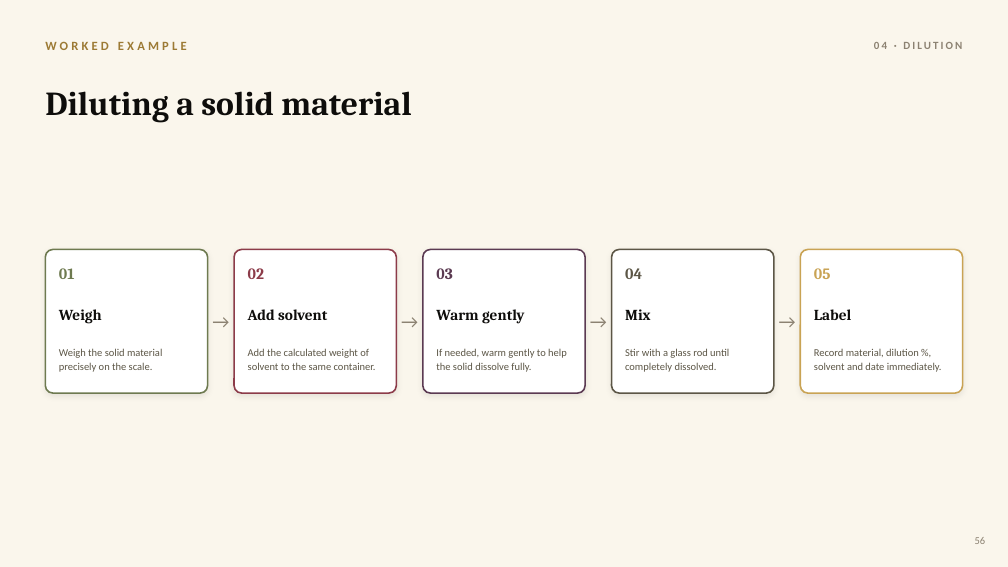
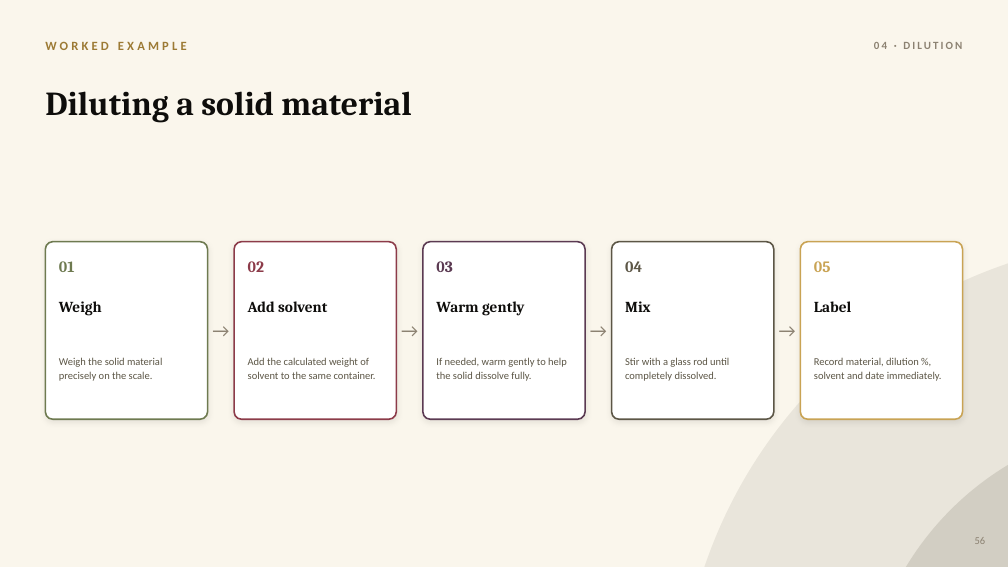
Before and after one commit to yevfumes/yev, a slide deck: slide 63 of course/YEVFUMES_Perfumery_Course.pptx. Drawn at 1008x567 pixels with LibreOffice and Linux fonts; fonts in the diff are those of the drawing. Boxes give left, top, right and bottom in pixels: in the first picture for what was removed or moved away, otherwise in the second. Text is boxed around its words. In the diff, an @@ line names an element or a change of style, - is before the commit and + after.

```diff
--- a/course/YEVFUMES_Perfumery_Course.pptx
+++ b/course/YEVFUMES_Perfumery_Course.pptx
@@ ellipse added at (x1=679, y1=238, x2=1008, y2=567), fill #5C5646 at 10% opacity @@
@@ rounded rectangle resized from (x1=45, y1=250, x2=208, y2=393) to (x1=45, y1=242, x2=208, y2=420) @@
@@ rounded rectangle resized from (x1=234, y1=250, x2=397, y2=393) to (x1=234, y1=242, x2=397, y2=420) @@
@@ rounded rectangle resized from (x1=423, y1=250, x2=585, y2=393) to (x1=423, y1=242, x2=585, y2=420) @@
@@ rounded rectangle resized from (x1=612, y1=250, x2=774, y2=393) to (x1=612, y1=242, x2=774, y2=420) @@
@@ proportions changed in 5 elements at (x1=45, y1=242, x2=208, y2=420), (x1=234, y1=242, x2=397, y2=420), (x1=423, y1=242, x2=585, y2=420), (x1=612, y1=242, x2=774, y2=420), (x1=801, y1=242, x2=963, y2=420) @@
@@ rounded rectangle resized from (x1=801, y1=250, x2=963, y2=393) to (x1=801, y1=242, x2=963, y2=420) @@
@@ 5 texts moved together from (x1=59, y1=268, x2=831, y2=279) to (x1=59, y1=261, x2=831, y2=272) @@
@@ 5 texts moved together from (x1=59, y1=309, x2=851, y2=324) to (x1=59, y1=301, x2=851, y2=316) @@
@@ text "Weigh the solid material precisely ..." moved from (x1=59, y1=348, x2=162, y2=372) to (x1=59, y1=357, x2=162, y2=381) @@
@@ text "Add the calculated weight of ..." moved from (x1=248, y1=348, x2=376, y2=370) to (x1=248, y1=357, x2=376, y2=379) @@
@@ text "If needed, warm gently to ..." moved from (x1=436, y1=348, x2=567, y2=372) to (x1=436, y1=357, x2=567, y2=381) @@
@@ text "Stir with a glass rod ..." moved from (x1=625, y1=348, x2=729, y2=372) to (x1=625, y1=357, x2=729, y2=381) @@
@@ 4 texts moved together from (x1=208, y1=302, x2=801, y2=340) to (x1=208, y1=312, x2=801, y2=349) @@
@@ text "Record material, dilution %, solvent ..." moved from (x1=814, y1=348, x2=942, y2=372) to (x1=814, y1=357, x2=942, y2=381) @@
@@ ellipse added at (x1=863, y1=422, x2=1008, y2=567), fill #5C5646 at 16% opacity @@
```
Also in this commit, not shown: 134 other slides changed.
